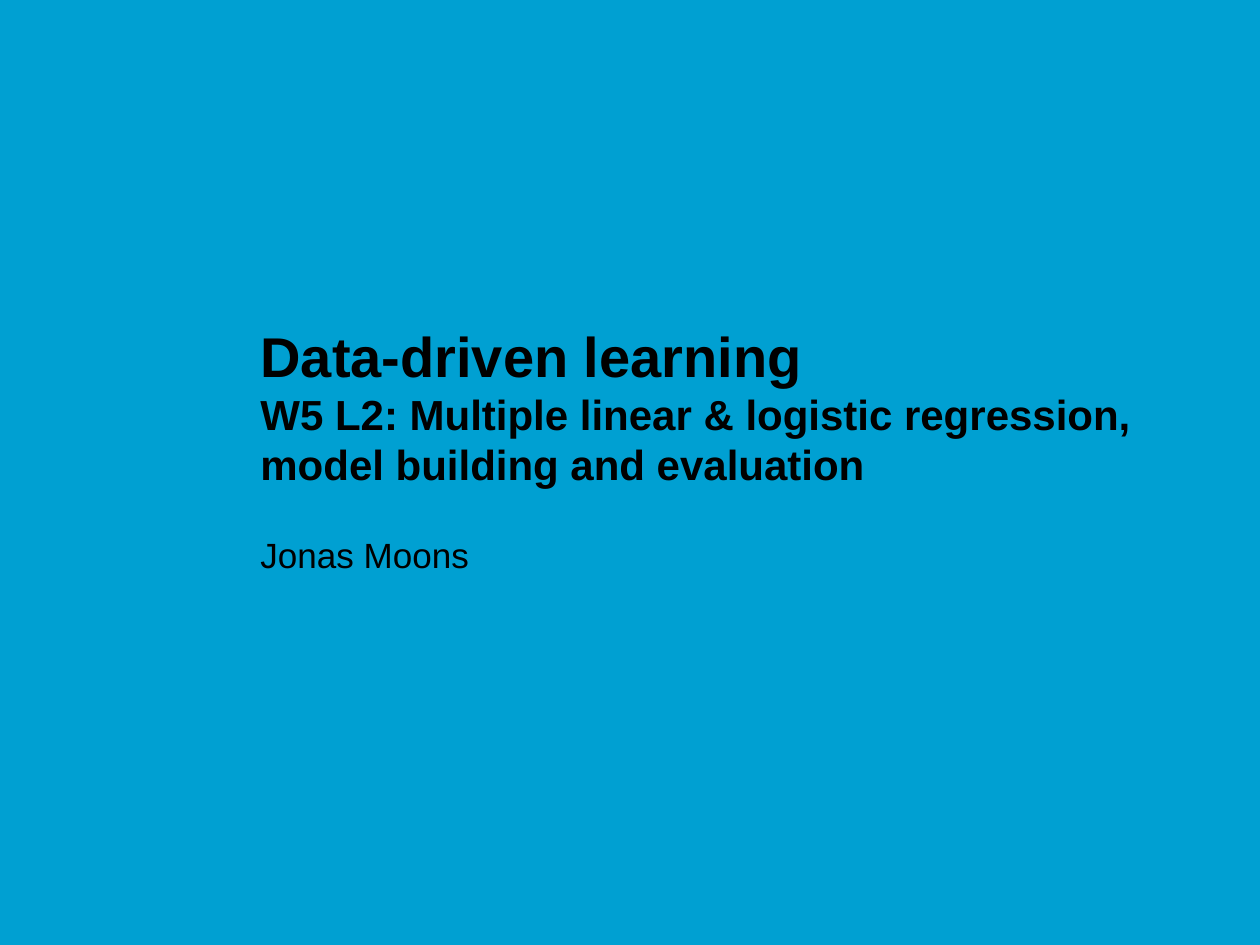
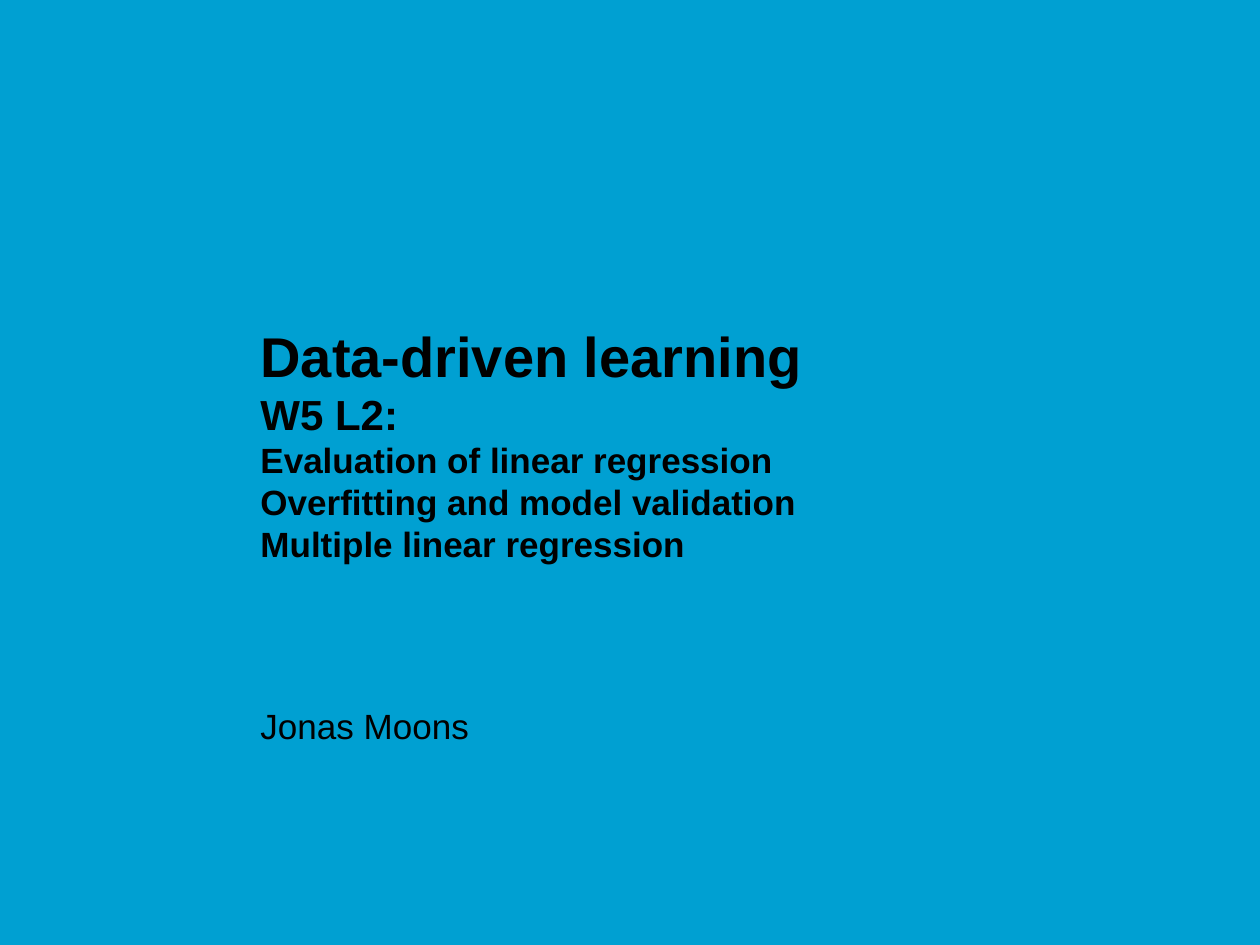
Before and after one commit to jonasmoons/data-driven-learning, a slide deck: slide 1 of slides/ddl-w5l2.pptx. Drawn at 1260x945 pixels with LibreOffice and Linux fonts; fonts in the diff are those of the drawing; background and template pictures are left out. Boxes give left, top, right and bottom in pixels: in the first picture for what was removed or moved away, otherwise in the second. Text is boxed around its words. In the diff, an @@ line names an element or a change of style, - is before the commit and + after.

```diff
--- a/slides/ddl-w5l2.pptx
+++ b/slides/ddl-w5l2.pptx
@@ title at <box>260,336,802,564</box>: text changed; size 24 to 20 pt @@
-Data-driven learning
-W5 L2: Multiple linear & logistic regression, model building and evaluation
+Data-driven learning
+W5 L2:
+Evaluation of linear regression
+Overfitting and model validation
+Multiple linear regression
@@ subtitle "Jonas Moons": place and size @@
-subtitle "Jonas Moons" at <box>260,544,469,569</box>
+subtitle "Jonas Moons" at <box>260,715,469,740</box>
```
Also in this commit, not shown: 9 slides added, 4 other files.
